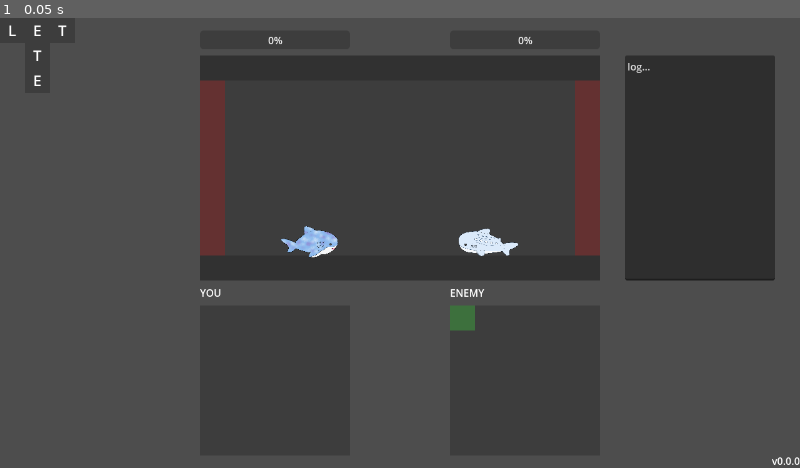
Above: before the commit, frame 1.
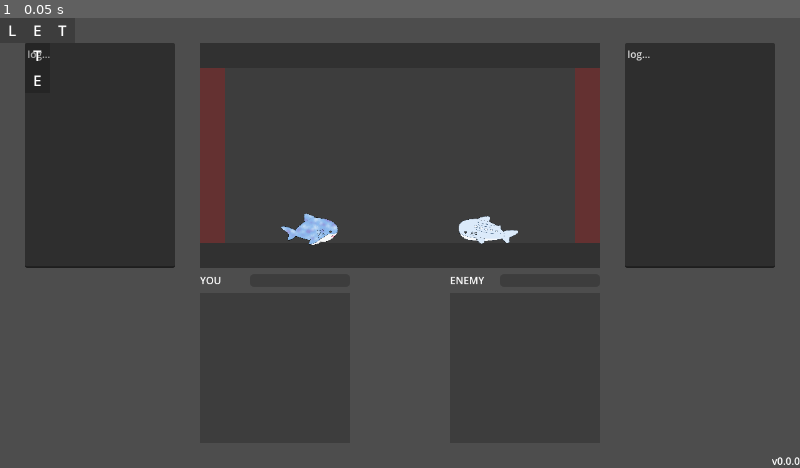
Above: after the commit, the same moment.

Repository: kamikoloss/letters
Game: Godot game, scene res://scenes/game/game.tscn
Two runs of this game, one before a commit and one after it. Both use one fixed random seed, a clock stepped at 60 frames per second and the inputs below.
Inputs:
- Up to frame 1 (0.05 s): no input

The runs differ from the first frame. In frame 1, 13% of the frame differs, in the area x 3-97%, y 4-70%.
Error after the commit: Cannot call method 'get_children' on a null value. (res://components/cell_holder.gd:11)

Commit message:
インベントリ実装 (wip)

Diff:
--- a/client/components/cell.gd
+++ b/client/components/cell.gd
@@ -55,20 +55,20 @@
 
 
 func _on_area_entered(area: Area2D) -> void:
+    # 侵入した分だけカウントを増やす
     # TODO: 情報見る
-    ## 侵入した分だけカウントを増やす
     _overlap_count += 1
     _update_drop_state()
 
 
 func _on_area_exited(area: Area2D) -> void:
-    ## 退出した分だけカウントを減らす
+    # 退出した分だけカウントを減らす
     _overlap_count = max(_overlap_count - 1, 0)
     _update_drop_state()
 
 
 func _update_drop_state() -> void:
-    ## 重なっている Area の数に応じて状態を更新する
+    # 重なっている Area の数に応じて状態を更新する
     can_drop = _overlap_count > 0
     cell_entered.emit(can_drop)
     if is_holder:
--- a/client/components/cell.tscn
+++ b/client/components/cell.tscn
@@ -3,6 +3,7 @@
 [ext_resource type="Script" uid="uid://cqf7bt41oou48" path="res://components/cell.gd" id="1_e0bep"]
 
 [sub_resource type="CircleShape2D" id="CircleShape2D_e0bep"]
+radius = 15.0
 
 [node name="Cell" type="Control" node_paths=PackedStringArray("_label", "_bg", "_area")]
 custom_minimum_size = Vector2(40, 40)
--- a/client/components/cell_holder.gd
+++ b/client/components/cell_holder.gd
@@ -1,3 +1,13 @@
 class_name CellHolder
 extends Control
 ## 呪文の文字群を格納するマス目
+
+@export var _cells_parent: Control
+
+var cells: Array[Cell]
+
+
+func _ready() -> void:
+    for node in _cells_parent.get_children():
+        if node is Cell:
+            cells.push_back(node)
--- a/client/scenes/game/game.tscn
+++ b/client/scenes/game/game.tscn
@@ -14,11 +14,12 @@
 layout_mode = 3
 anchors_preset = 0
 offset_left = 320.0
-offset_top = 420.0
+offset_top = 400.0
 offset_right = 320.0
-offset_bottom = 420.0
+offset_bottom = 400.0
 
 [node name="Label" type="Label" parent="You"]
+layout_mode = 0
 offset_right = 240.0
 offset_bottom = 40.0
 text = "YOU"
@@ -29,15 +30,24 @@
 offset_top = 40.0
 offset_bottom = 40.0
 
+[node name="ProgressBar" type="ProgressBar" parent="You"]
+layout_mode = 0
+offset_left = 80.0
+offset_top = 10.0
+offset_right = 240.0
+offset_bottom = 30.0
+show_percentage = false
+
 [node name="Enemy" type="Control" parent="."]
 layout_mode = 3
 anchors_preset = 0
 offset_left = 720.0
-offset_top = 420.0
+offset_top = 400.0
 offset_right = 720.0
-offset_bottom = 420.0
+offset_bottom = 400.0
 
 [node name="Label" type="Label" parent="Enemy"]
+layout_mode = 0
 offset_right = 240.0
 offset_bottom = 40.0
 text = "ENEMY"
@@ -48,42 +58,70 @@
 offset_top = 40.0
 offset_bottom = 40.0
 
+[node name="ProgressBar" type="ProgressBar" parent="Enemy"]
+layout_mode = 0
+offset_left = 80.0
+offset_top = 10.0
+offset_right = 240.0
+offset_bottom = 30.0
+show_percentage = false
+
 [node name="Stock" type="Control" parent="."]
-visible = false
+layout_mode = 3
+anchors_preset = 0
+offset_left = 40.0
+offset_top = 720.0
+offset_right = 40.0
+offset_bottom = 720.0
+
+[node name="Label" type="Label" parent="Stock"]
+layout_mode = 0
+offset_right = 240.0
+offset_bottom = 40.0
+text = "STOCK"
+vertical_alignment = 1
+
+[node name="CellHolder" parent="Stock" instance=ExtResource("3_0sr1o")]
+layout_mode = 1
+offset_top = 40.0
+offset_bottom = 40.0
+
+[node name="Shop" type="Control" parent="."]
 layout_mode = 3
 anchors_preset = 0
 offset_left = 720.0
-offset_top = 420.0
+offset_top = 720.0
 offset_right = 720.0
-offset_bottom = 420.0
-
-[node name="Label" type="Label" parent="Stock"]
-offset_right = 240.0
-offset_bottom = 40.0
-text = "STOCK"
-vertical_alignment = 1
-
-[node name="CellHolder" parent="Stock" instance=ExtResource("3_0sr1o")]
-layout_mode = 1
-offset_top = 40.0
-offset_bottom = 40.0
-
-[node name="Shop" type="Control" parent="."]
-visible = false
+offset_bottom = 720.0
+
+[node name="Label" type="Label" parent="Shop"]
+layout_mode = 0
+offset_right = 240.0
+offset_bottom = 40.0
+text = "SHOP"
+vertical_alignment = 1
+
+[node name="CellHolder" parent="Shop" instance=ExtResource("3_0sr1o")]
+layout_mode = 1
+offset_top = 40.0
+offset_bottom = 40.0
+
+[node name="Shop2" type="Control" parent="."]
 layout_mode = 3
 anchors_preset = 0
 offset_left = 1000.0
-offset_top = 420.0
+offset_top = 720.0
 offset_right = 1000.0
-offset_bottom = 420.0
-
-[node name="Label" type="Label" parent="Shop"]
+offset_bottom = 720.0
+
+[node name="Label" type="Label" parent="Shop2"]
+layout_mode = 0
 offset_right = 240.0
 offset_bottom = 40.0
 text = "SHOP"
 vertical_alignment = 1
 
-[node name="CellHolder" parent="Shop" instance=ExtResource("3_0sr1o")]
+[node name="CellHolder" parent="Shop2" instance=ExtResource("3_0sr1o")]
 layout_mode = 1
 offset_top = 40.0
 offset_bottom = 40.0
@@ -101,9 +139,9 @@
 layout_mode = 3
 anchors_preset = 0
 offset_left = 320.0
-offset_top = 60.0
+offset_top = 40.0
 offset_right = 320.0
-offset_bottom = 60.0
+offset_bottom = 40.0
 
 [node name="ColorRect" type="ColorRect" parent="Field"]
 layout_mode = 0
@@ -112,23 +150,27 @@
 color = Color(0, 0, 0, 0.2)
 
 [node name="ColorRect2" type="ColorRect" parent="Field"]
+layout_mode = 0
 offset_top = 320.0
 offset_right = 640.0
 offset_bottom = 360.0
 color = Color(0, 0, 0, 0.2)
 
 [node name="ColorRect3" type="ColorRect" parent="Field"]
+layout_mode = 0
 offset_right = 640.0
 offset_bottom = 40.0
 color = Color(0, 0, 0, 0.2)
 
 [node name="ColorRect4" type="ColorRect" parent="Field"]
+layout_mode = 0
 offset_top = 40.0
 offset_right = 40.0
 offset_bottom = 320.0
 color = Color(1, 0, 0, 0.2)
 
 [node name="ColorRect5" type="ColorRect" parent="Field"]
+layout_mode = 0
 offset_left = 600.0
 offset_top = 40.0
 offset_right = 640.0
@@ -137,6 +179,7 @@
 
 [node name="TextureRectYou" type="TextureRect" parent="Field"]
 custom_minimum_size = Vector2(120, 120)
+layout_mode = 0
 offset_left = 120.0
 offset_top = 240.0
 offset_right = 240.0
@@ -146,6 +189,7 @@
 
 [node name="TextureRectEnemy" type="TextureRect" parent="Field"]
 custom_minimum_size = Vector2(120, 120)
+layout_mode = 0
 offset_left = 400.0
 offset_top = 240.0
 offset_right = 520.0
@@ -154,21 +198,16 @@
 expand_mode = 1
 flip_h = true
 
-[node name="TextEdit" type="TextEdit" parent="."]
+[node name="Log" type="TextEdit" parent="."]
+offset_left = 40.0
+offset_top = 40.0
+offset_right = 280.0
+offset_bottom = 400.0
+text = "log..."
+
+[node name="Log2" type="TextEdit" parent="."]
 offset_left = 1000.0
-offset_top = 60.0
+offset_top = 40.0
 offset_right = 1240.0
-offset_bottom = 420.0
+offset_bottom = 400.0
 text = "log..."
-
-[node name="ProgressBar" type="ProgressBar" parent="."]
-offset_left = 320.0
-offset_top = 20.0
-offset_right = 560.0
-offset_bottom = 50.0
-
-[node name="ProgressBar2" type="ProgressBar" parent="."]
-offset_left = 720.0
-offset_top = 20.0
-offset_right = 960.0
-offset_bottom = 50.0
